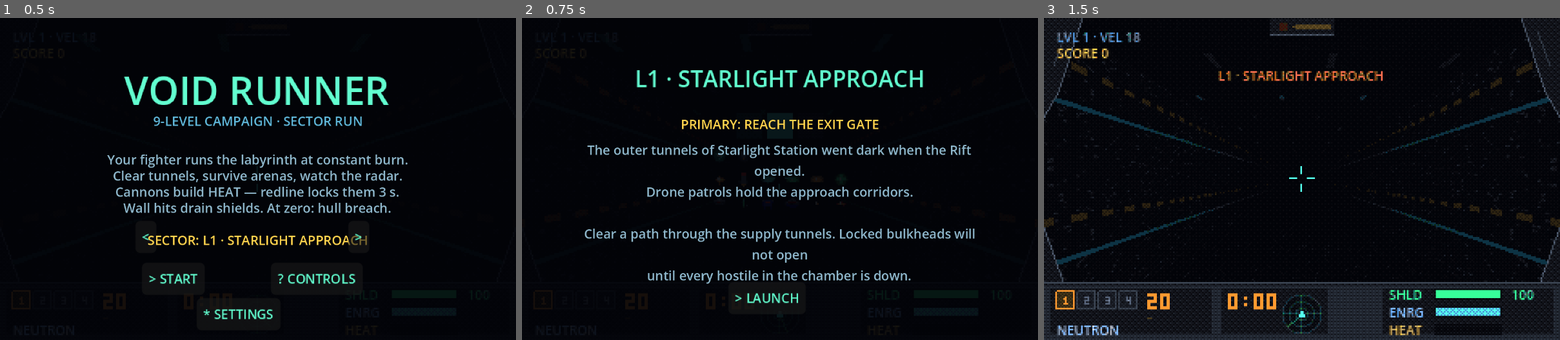
Above: before the commit, frames 1-3 (left to right).
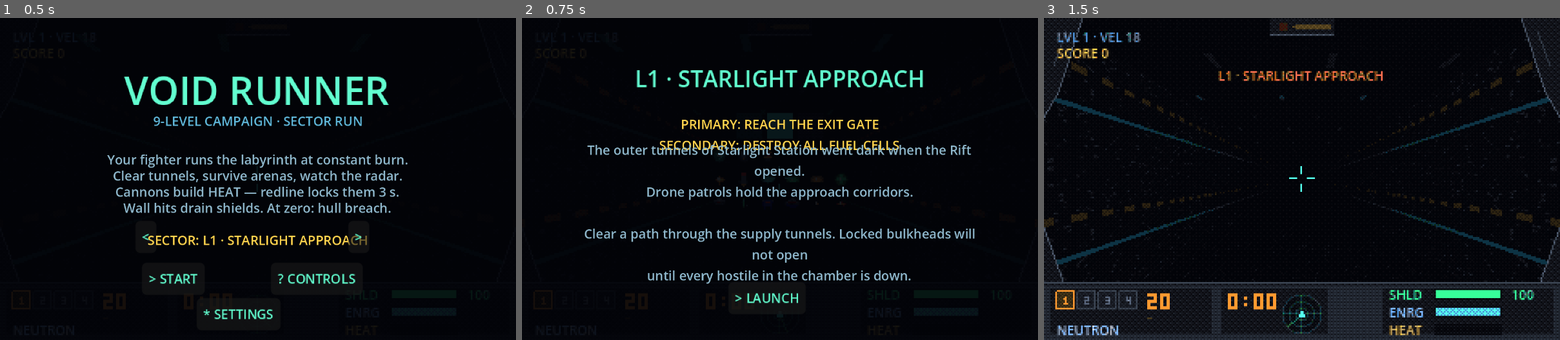
Above: after the commit, the same moments.

Repository: NCSTATEPACK16/VoidRunner
Game: Godot game, scene res://scenes/game.tscn
Same seed, same stepped clock (60 frames per second), same inputs: the game is played once before the commit and once after it.
Inputs:
- Up to frame 1 (0.5 s): no input
- Up to frame 2 (0.75 s): click "> START" at 0.5 s
- Up to frame 3 (1.5 s): click "> LAUNCH" at 1.25 s

Frame 1 is identical in both runs. In frame 2, 0.5% of the frame differs, in the area x 26-74%, y 38-41%; in frame 3, nothing differs.

Commit message:
K3: crusher traps + destructible fuel cells with chain explosions
- hazard_manager.gd: telegraphed piston crushers in plain tunnel stretches
  (L2+, never arenas/corners/doors), clank warning, shield-scrape damage
- prop_manager.gd: shootable fuel cells in arenas; detonation splashes
  enemies, chain-fuses nearby cells; destroying all = secondary objective
  (+400 bonus, shown in briefing and level-clear tally)
- shot collision + missile splash chain into cells; new clank SFX; 16x16
  prop sprite; warm-up rig covers the prop texture
- smoke test: K3 asserts (L1 cells/no crushers, L2 crushers clear of
  arenas) + pin campaign start to L1 — records.cfg progress used to make
  the first launched level machine-dependent (a boss level on this desktop),
  which hung the run on a failed assert

Co-Authored-By: Claude Fable 5 <noreply@anthropic.com>

Diff:
--- a/scripts/audio_sys.gd
+++ b/scripts/audio_sys.gd
@@ -20,6 +20,7 @@
 var _select: AudioStreamWAV
 var _overheat: AudioStreamWAV
 var _portal: AudioStreamWAV
+var _clank: AudioStreamWAV
 var _engine_loop: AudioStreamWAV
 
 
@@ -35,6 +36,7 @@
 	_select = _render_select()
 	_overheat = _render_overheat()
 	_portal = _render_portal()
+	_clank = _render_clank()
 	_engine_loop = _render_engine_loop()
 	_engine = AudioStreamPlayer.new()
 	_engine.stream = _engine_loop
@@ -91,6 +93,10 @@
 
 func play_portal() -> void:
 	_play(_portal)
+
+
+func play_clank() -> void:
+	_play(_clank)
 
 
 func _play(stream: AudioStreamWAV) -> void:
@@ -213,6 +219,29 @@
 	return _make_wav(out)
 
 
+func _render_clank() -> AudioStreamWAV:
+	# K3 crusher telegraph: two short metallic knocks — a detuned square pair with
+	# a fast noise transient, repeated once at lower pitch.
+	var n := int(SAMPLE_RATE * 0.3)
+	var out := PackedFloat32Array()
+	out.resize(n)
+	var rng := RandomNumberGenerator.new()
+	rng.seed = 31
+	for k in 2:
+		var start := int(k * SAMPLE_RATE * 0.13)
+		var f0 := 520.0 if k == 0 else 390.0
+		var phase := 0.0
+		for i in int(SAMPLE_RATE * 0.11):
+			var t := float(i) / SAMPLE_RATE
+			phase += f0 * (1.0 - t * 2.0) / SAMPLE_RATE
+			var env := 0.2 * exp(-t * 55.0)
+			var sq := 1.0 if fmod(phase, 1.0) < 0.5 else -1.0
+			var v := sq * env + rng.randf_range(-1.0, 1.0) * env * 0.5
+			if start + i < n:
+				out[start + i] += v
+	return _make_wav(out)
+
+
 func _render_engine_loop() -> AudioStreamWAV:
 	# One-second looping low saw hum (pitch-scaled with speed at runtime).
 	var n := SAMPLE_RATE
--- a/scripts/game.gd
+++ b/scripts/game.gd
@@ -19,6 +19,8 @@
 var enemy_mgr: EnemyManager
 var shot_mgr: ShotManager
 var pickup_mgr: PickupManager
+var prop_mgr: PropManager       # K3 fuel cells
+var hazard_mgr: HazardManager   # K3 crushers
 var hud: Hud
 var overlays: Overlays
 var view: SubViewport
@@ -61,6 +63,10 @@
 	view.add_child(shot_mgr)
 	pickup_mgr = PickupManager.new()
 	view.add_child(pickup_mgr)
+	prop_mgr = PropManager.new()
+	view.add_child(prop_mgr)
+	hazard_mgr = HazardManager.new()
+	view.add_child(hazard_mgr)
 	hud = Hud.new()
 	hud.layer = 1
 	view.add_child(hud)
@@ -81,6 +87,12 @@
 	pickup_mgr.player = player
 	enemy_mgr.drop_spawned.connect(pickup_mgr.spawn_drop)
 	pickup_mgr.collected.connect(_on_pickup_collected)
+	prop_mgr.player = player
+	prop_mgr.enemy_mgr = enemy_mgr
+	prop_mgr.shot_mgr = shot_mgr
+	shot_mgr.prop_mgr = prop_mgr
+	prop_mgr.cell_destroyed.connect(_on_cell_destroyed)
+	hazard_mgr.player = player
 	shot_mgr.player_hit.connect(func(dmg: float) -> void: player.take_damage(dmg, "SHIELD HIT"))
 	player.damaged.connect(func(_a: float, msg: String) -> void: hud.show_message(msg))
 	GameState.player_died.connect(_on_player_died)
@@ -200,6 +212,12 @@
 	enemy_mgr.clear_all()
 	shot_mgr.clear_all()
 	pickup_mgr.clear_all()
+	prop_mgr.clear_all()
+	hazard_mgr.clear_all()
+	hazard_mgr.path = path
+	hazard_mgr.setup(world.mats.wall, theme.accent2)
+	_place_props(level)
+	_place_hazards(level)
 	_arena_spawned.clear()
 	_arena_kills.clear()
 	for arena in path.arenas:
@@ -243,6 +261,64 @@
 		pickup_mgr.add_station(ring.p + ring.r * (frac * ring.hw), kinds[i])
 
 
+## K3: fuel cells sit low in arenas — cover for the player, bait for chain kills.
+## Deterministic per level seed; destroying all of them is the secondary objective.
+func _place_props(level: LevelDef) -> void:
+	GameState.level_props_total = 0
+	GameState.level_props = 0
+	if level.kind == "boss":
+		return   # boss rooms stay clean (Phase J invariants)
+	var rng := RandomNumberGenerator.new()
+	rng.seed = level.level_seed + 555
+	for arena in path.arenas:
+		for i in rng.randi_range(2, 4):
+			var ri := rng.randi_range(arena.start + 1, arena.end - 1)
+			var ring: Dictionary = path.rings[ri]
+			var pos: Vector3 = ring.p \
+				+ ring.r * (rng.randf_range(-0.7, 0.7) * ring.hw) \
+				+ ring.u * (-(ring.hh - ring.fo) + 1.4)
+			prop_mgr.spawn_prop(pos)
+	GameState.level_props_total = prop_mgr.props.size()
+
+
+## K3: crushers go in plain tunnel stretches — never in arenas, never adjacent to
+## a door ring or a hard corner, always ≥15 rings apart. L1 stays trap-free.
+func _place_hazards(level: LevelDef) -> void:
+	if level.kind == "boss" or GameState.level_index == 0:
+		return
+	var rng := RandomNumberGenerator.new()
+	rng.seed = level.level_seed + 777
+	var want := clampi(level.rings / 55, 1, 5)
+	var placed: Array[int] = []
+	var side := 1.0
+	for attempt in 60:
+		if placed.size() >= want:
+			break
+		var ri := rng.randi_range(26, level.rings - 24)
+		var ring: Dictionary = path.rings[ri]
+		if ring.arena_id >= 0:
+			continue
+		if path.rings[ri - 1].d.dot(path.rings[ri + 1].d) < 0.98:
+			continue   # mid-corner crushers would be unfair
+		var clear := true
+		for arena in path.arenas:
+			if arena.door_ring >= 0 and absi(ri - arena.door_ring) < 5:
+				clear = false
+		for other in placed:
+			if absi(ri - other) < 15:
+				clear = false
+		if not clear:
+			continue
+		hazard_mgr.spawn_trap(ri, side)
+		side = -side
+		placed.append(ri)
+
+
+func _on_cell_destroyed() -> void:
+	if GameState.level_props >= GameState.level_props_total:
+		hud.show_message("SECONDARY COMPLETE — ALL CELLS DESTROYED")
+
+
 func _launch_level() -> void:
 	GameState.level_start_score = GameState.score
 	GameState.heat = 0.0
@@ -275,6 +351,11 @@
 	Input.mouse_mode = Input.MOUSE_MODE_VISIBLE
 	var idx := GameState.level_index
 	var bonus := 500 + idx * 250
+	# K3: secondary objective — every fuel cell destroyed
+	var secondary_done := GameState.level_props_total > 0 \
+		and GameState.level_props >= GameState.level_props_total
+	if secondary_done:
+		bonus += 400
 	GameState.score += bonus
 	# Phase J: rank the run, remember progress
 	var level := levels[idx]
@@ -297,7 +378,7 @@
 		state = State.LEVEL_CLEAR
 		overlays.set_level_clear(
 			levels[idx].display_name, bonus, GameState.score, levels[idx + 1].display_name,
-			GameState.level_kills, acc, player.elapsed, rank)
+			GameState.level_kills, acc, player.elapsed, rank, secondary_done)
 		overlays.show_only("level_clear")
 
 
@@ -372,6 +453,7 @@
 	texes.append_array(enemy_mgr.warmup_textures())
 	texes.append_array(shot_mgr.warmup_textures(weapons))
 	texes.append_array(pickup_mgr.warmup_textures())
+	texes.append_array(prop_mgr.warmup_textures())
 	for i in texes.size():
 		var s := SpriteGen.make_sprite(texes[i], 0.7)
 		s.position = base + right * ((i % 6) - 2.5) * 1.1 \
@@ -420,6 +502,8 @@
 	enemy_mgr.update_enemies(delta)
 	shot_mgr.update_shots(delta)
 	pickup_mgr.update_pickups(delta)
+	prop_mgr.update_props(delta)
+	hazard_mgr.update_traps(delta)
 	_update_arena_lock()
 	if _boss_arena_start >= 0 and not _boss_announced \
 			and player.ring_idx >= _boss_arena_start - 4:
--- a/scripts/game_state.gd
+++ b/scripts/game_state.gd
@@ -82,6 +82,8 @@
 var level_shots := 0        # projectiles fired this level (SCATTER counts 3)
 var level_hits := 0         # projectiles that connected
 var level_kills := 0
+var level_props := 0        # K3: fuel cells destroyed this level
+var level_props_total := 0  # K3: set at world build; all destroyed = secondary bonus
 var high_score := 0
 var best_ranks: Array = []  # best rank letter per level index ("" = unranked)
 var unlocked_level := 0     # highest 0-based level reached — feeds sector select
@@ -121,6 +123,7 @@
 	level_shots = 0
 	level_hits = 0
 	level_kills = 0
+	level_props = 0   # level_props_total is owned by game._place_props at world build
 	combo_changed.emit(0, 1)
 
 
--- /dev/null
+++ b/scripts/hazard_manager.gd
@@ -0,0 +1,92 @@
+class_name HazardManager
+extends Node3D
+## K3 corridor crushers: piston traps that slam across half the tunnel on a fixed
+## cycle — the manual's crushing floors/ceilings, tuned to our fairness bar.
+## Telegraphed: the piston judders and clanks before it slams, and it only ever
+## covers one lateral half of the corridor, so it is dodged by steering OR by
+## boost/brake timing. Damage is shield-scrape scale (wall-bounce philosophy),
+## never lethal-instant.
+
+const CYCLE := 2.4
+const WARN_AT := 0.9      # judder + clank
+const SLAM_AT := 1.2      # fast descend over 0.15 s
+const HOLD_TO := 2.0      # crushing until here, then retracts
+const DMG := 10.0
+const WARN_RANGE_SQ := 90.0 * 90.0
+
+var player: PlayerShip
+var path: PathGen
+
+var _traps: Array[Dictionary] = []   # {node, ring, side, phase, hurt_cd, warned}
+var _mat: StandardMaterial3D
+
+
+## Per-level: crushers wear the zone's wall texture with a hot accent edge —
+## a duplicate of an already-warmed material class (same as doors), so no new
+## shader variant compiles mid-flight.
+func setup(wall_mat: StandardMaterial3D, accent: Color) -> void:
+	_mat = wall_mat.duplicate()
+	_mat.emission_enabled = true
+	_mat.emission = accent
+	_mat.emission_energy_multiplier = 0.3
+
+
+func clear_all() -> void:
+	for t in _traps:
+		t.node.queue_free()
+	_traps.clear()
+
+
+func spawn_trap(ring_idx: int, side: float) -> void:
+	var ring: Dictionary = path.rings[ring_idx]
+	var mi := MeshInstance3D.new()
+	var box := BoxMesh.new()
+	# covers one lateral half (plus a little wall overlap so no sliver gap shows)
+	box.size = Vector3(ring.hw + 0.8, ring.hh * 2.0, 2.0)
+	mi.mesh = box
+	mi.material_override = _mat
+	add_child(mi)
+	var trap := {
+		"node": mi, "ring": ring_idx, "side": side,
+		"phase": fmod(ring_idx * 0.77, CYCLE), "hurt_cd": 0.0, "warned": false,
+	}
+	_traps.append(trap)
+	_position_trap(trap, 0.0)
+
+
+func update_traps(delta: float) -> void:
+	for t in _traps:
+		t.phase = fmod(t.phase + delta, CYCLE)
+		t.hurt_cd -= delta
+		var ext := 0.0
+		if t.phase < WARN_AT:
+			t.warned = false
+		elif t.phase < SLAM_AT:
+			ext = 0.04 + 0.03 * sin(t.phase * 60.0)   # judder telegraph
+			if not t.warned:
+				t.warned = true
+				var ring: Dictionary = path.rings[t.ring]
+				if player and ring.p.distance_squared_to(player.position) < WARN_RANGE_SQ:
+					AudioSys.play_clank()
+		elif t.phase < HOLD_TO:
+			ext = clampf((t.phase - SLAM_AT) / 0.15, 0.0, 1.0)
+		else:
+			ext = 1.0 - clampf((t.phase - HOLD_TO) / (CYCLE - HOLD_TO), 0.0, 1.0)
+		_position_trap(t, ext)
+		if ext > 0.85 and t.hurt_cd <= 0.0 and player \
+				and absi(player.ring_idx - t.ring) <= 1:
+			var ring: Dictionary = path.rings[t.ring]
+			var lat: float = (player.position - ring.p).dot(ring.r)
+			if lat * t.side > -1.0:   # inside the covered half (plus a little grace)
+				t.hurt_cd = 0.8
+				player.take_damage(DMG, "CRUSHER IMPACT")
+				player.bounce += ring.r * (-t.side * 18.0)   # shove into the open half
+
+
+## ext 0 = parked out of sight beyond the ceiling; ext 1 = floor-to-ceiling slam.
+func _position_trap(t: Dictionary, ext: float) -> void:
+	var ring: Dictionary = path.rings[t.ring]
+	var base: Vector3 = ring.p + ring.r * (t.side * ring.hw * 0.5)
+	t.node.transform = Transform3D(
+		Basis(ring.r, ring.u, -ring.d),
+		base + ring.u * ((ring.hh * 2.0 + 0.5) * (1.0 - ext)))
--- a/scripts/overlays.gd
+++ b/scripts/overlays.gd
@@ -84,17 +84,21 @@
 func set_briefing(level: LevelDef) -> void:
 	var p: Control = _panels.briefing
 	(p.get_node("Title") as Label).text = level.display_name
-	(p.get_node("Objective") as Label).text = "PRIMARY: " + level.objective
+	var objective := "PRIMARY: " + level.objective
+	if level.kind != "boss":
+		objective += "\nSECONDARY: DESTROY ALL FUEL CELLS"   # K3
+	(p.get_node("Objective") as Label).text = objective
 	(p.get_node("Body") as Label).text = level.briefing
 
 
 func set_level_clear(level_name: String, bonus: int, score: int, next_name: String,
-		kills: int, acc: int, time: float, rank: String) -> void:
+		kills: int, acc: int, time: float, rank: String, secondary := false) -> void:
 	var p: Control = _panels.level_clear
 	(p.get_node("Title") as Label).text = level_name + " CLEAR"
+	var secondary_line := "\nSECONDARY COMPLETE +400" if secondary else ""
 	(p.get_node("Body") as Label).text = \
-		"KILLS %d · ACCURACY %d%% · TIME %s\nEXIT BONUS +%d · SCORE %d\nNEXT: %s" % [
-			kills, acc, _fmt_time(time), bonus, score, next_name]
+		"KILLS %d · ACCURACY %d%% · TIME %s%s\nEXIT BONUS +%d · SCORE %d\nNEXT: %s" % [
+			kills, acc, _fmt_time(time), secondary_line, bonus, score, next_name]
 	var r := p.get_node("Rank") as Label
 	r.text = "RANK " + rank
 	r.add_theme_color_override("font_color", _rank_color(rank))
--- /dev/null
+++ b/scripts/prop_manager.gd
@@ -0,0 +1,89 @@
+class_name PropManager
+extends Node3D
+## K3 destructible props: fuel cells scattered through arenas. Shootable; a
+## detonation splashes nearby enemies (and the player, lightly) and chain-fuses
+## other cells in range — the 1995 manual's exploding barrels, VOID RUNNER
+## flavored. Destroying every cell in a level is the optional secondary
+## objective (bonus scored in game._level_complete). Distance checks only,
+## no physics bodies, same as every other system in this game.
+
+signal cell_destroyed
+
+const HIT_R2 := 5.0            # player-shot-vs-cell collision sphere²
+const CHAIN_RADIUS := 13.0
+const CHAIN_FUSE := 0.18       # stagger so chains read as pop-pop-pop, not one bang
+const SPLASH_RADIUS := 13.0
+const ENEMY_SPLASH_DMG := 45
+const PLAYER_SPLASH_DMG := 8.0
+const SCORE := 75
+
+var player: PlayerShip
+var enemy_mgr: EnemyManager
+var shot_mgr: ShotManager
+
+var props: Array[Dictionary] = []   # {node, hp, fuse (-1 = idle)}
+var _tex: ImageTexture
+
+
+func _ready() -> void:
+	_tex = SpriteGen.prop_texture()
+
+
+func clear_all() -> void:
+	for p in props:
+		p.node.queue_free()
+	props.clear()
+
+
+func warmup_textures() -> Array:
+	return [_tex]
+
+
+func spawn_prop(pos: Vector3) -> void:
+	var sprite := SpriteGen.make_sprite(_tex, 2.6)
+	sprite.position = pos
+	add_child(sprite)
+	props.append({"node": sprite, "hp": 2, "fuse": -1.0})
+
+
+## Direct hit from a player shot (wired into shot_manager's collision loop).
+func damage_prop(index: int, dmg: int) -> void:
+	var p: Dictionary = props[index]
+	if p.fuse >= 0.0:
+		return
+	p.hp -= dmg
+	if p.hp <= 0:
+		p.fuse = 0.0   # detonates on the next update tick
+
+
+## Fuse every idle cell within radius — chains and MISSILE splash both land here.
+func splash(pos: Vector3, radius: float) -> void:
+	for p in props:
+		if p.fuse < 0.0 and p.node.position.distance_squared_to(pos) < radius * radius:
+			p.fuse = CHAIN_FUSE
+
+
+func update_props(delta: float) -> void:
+	for i in range(props.size() - 1, -1, -1):
+		var p: Dictionary = props[i]
+		if p.fuse < 0.0:
+			continue
+		p.fuse -= delta
+		if p.fuse <= 0.0:
+			var pos: Vector3 = p.node.position
+			p.node.queue_free()
+			props.remove_at(i)
+			_explode(pos)
+
+
+func _explode(pos: Vector3) -> void:
+	GameState.score += SCORE
+	GameState.level_props += 1
+	shot_mgr.spawn_explosion(pos, true)
+	enemy_mgr.splash_damage(pos, SPLASH_RADIUS, ENEMY_SPLASH_DMG)
+	if pos.distance_squared_to(player.position) < SPLASH_RADIUS * SPLASH_RADIUS:
+		player.take_damage(PLAYER_SPLASH_DMG, "BLAST PROXIMITY")
+	elif pos.distance_squared_to(player.position) < 400.0:
+		player.shake = minf(0.6, player.shake + 0.25)
+	splash(pos, CHAIN_RADIUS)
+	cell_destroyed.emit()
--- a/scripts/shot_manager.gd
+++ b/scripts/shot_manager.gd
@@ -13,6 +13,7 @@
 
 var player: PlayerShip
 var enemy_mgr: EnemyManager
+var prop_mgr: PropManager   # K3: fuel cells are shootable + missile splash chains them
 
 var _pshots: Array[Dictionary] = []
 var _eshots: Array[Dictionary] = []
@@ -114,6 +115,8 @@
 func detonate(pos: Vector3, radius: float, dmg: int) -> void:
 	spawn_explosion(pos, true)
 	enemy_mgr.splash_damage(pos, radius, dmg)
+	if prop_mgr:
+		prop_mgr.splash(pos, radius)
 	if pos.distance_squared_to(player.position) < 400.0:
 		player.shake = minf(0.6, player.shake + 0.25)
 
@@ -185,6 +188,16 @@
 					# a contact hit always lands its direct damage; splash shots
 					# then detonate on top (Phase J — makes MISSILE matter vs bosses)
 					enemy_mgr.hit_enemy(j, s.dmg)
+					GameState.level_hits += 1
+					if s.splash > 0.0:
+						boom = true
+					dead = true
+					break
+		if not dead and not boom and prop_mgr:
+			for k in range(prop_mgr.props.size() - 1, -1, -1):
+				if s.node.position.distance_squared_to(prop_mgr.props[k].node.position) \
+						< PropManager.HIT_R2:
+					prop_mgr.damage_prop(k, s.dmg)
 					GameState.level_hits += 1
 					if s.splash > 0.0:
 						boom = true
--- a/scripts/sprite_gen.gd
+++ b/scripts/sprite_gen.gd
@@ -255,6 +255,24 @@
 	return ImageTexture.create_from_image(img)
 
 
+## 16x16 fuel cell (K3 destructible prop): squat grey canister with hazard
+## stripes and a hot core window — reads as "this explodes" at tunnel distance.
+static func prop_texture() -> ImageTexture:
+	var img := Image.create(16, 16, false, Image.FORMAT_RGBA8)
+	_rect(img, 4, 2, 8, 12, Palette.GREY_1)      # body shadow/outline
+	_rect(img, 5, 2, 6, 12, Palette.GREY_3)      # body
+	_rect(img, 5, 1, 6, 1, Palette.GREY_5)       # top cap
+	_rect(img, 5, 14, 6, 1, Palette.GREY_0)      # base
+	_rect(img, 4, 4, 8, 2, Palette.ORANGE_2)     # hazard band
+	_rect(img, 4, 10, 8, 2, Palette.ORANGE_2)
+	for hx in range(4, 12, 3):                   # dashes in the bands
+		_px(img, hx, 4, Palette.VOID_0)
+		_px(img, hx + 1, 11, Palette.VOID_0)
+	_rect(img, 7, 7, 3, 2, Palette.RED_3)        # core window
+	_px(img, 7, 7, Palette.ORANGE_3)             # hot glint
+	return ImageTexture.create_from_image(img)
+
+
 ## 4-frame expanding explosion, 32x32.
 static func explosion_frames() -> Array[ImageTexture]:
 	var frames: Array[ImageTexture] = []
--- a/tests/smoke_test.gd
+++ b/tests/smoke_test.gd
@@ -68,12 +68,26 @@
 	await get_tree().process_frame
 	await get_tree().process_frame
 	print("boot ok — state=%d levels=%d" % [game.state, game.levels.size()])
+	# pin the campaign start to L1: game._ready() loads records.cfg, and the start
+	# screen pre-selects the furthest unlocked sector — on a machine with progress
+	# that would launch a later (even boss) level and break the L1 asserts below
+	GameState.unlocked_level = 0
+	game.overlays._sector = 0
 	game._on_launch()   # MENU -> BRIEFING
 	game._on_launch()   # BRIEFING -> PLAYING
 	await get_tree().process_frame
 	assert(game.state == game.State.PLAYING)
+	var dt := 1.0 / 60.0
+	# --- K3: L1 has fuel cells (secondary objective) but no crushers ---
+	assert(GameState.level_props_total > 0)
+	assert(game.prop_mgr.props.size() == GameState.level_props_total)
+	assert(game.hazard_mgr._traps.is_empty())
+	game.prop_mgr.damage_prop(0, 99)
+	for f in 30:
+		game._process(dt)
+	assert(GameState.level_props == 1)   # cell exploded and was counted
+	print("props ok — %d cells placed, detonation counted" % GameState.level_props_total)
 	Input.action_press("fire")
-	var dt := 1.0 / 60.0
 	var peak_enemies := 0
 	var overheated_seen := false
 	for f in 60 * 240:  # up to 4 simulated minutes
@@ -87,6 +101,17 @@
 	print("end state=%d ring=%d/%d shields=%.0f score=%d peak_enemies=%d overheat=%s" % [
 		game.state, game.player.ring_idx, game.path.rings.size(),
 		GameState.shields, GameState.score, peak_enemies, overheated_seen])
+	# --- K3: L2 places crushers in plain tunnel, clear of arenas and doors ---
+	GameState.reset_run()
+	GameState.level_index = 1
+	game._launch_level()
+	await get_tree().process_frame
+	assert(game.hazard_mgr._traps.size() >= 1)
+	for t in game.hazard_mgr._traps:
+		assert(game.path.rings[t.ring].arena_id < 0)
+	for f in 200:   # cycle the pistons through a full period
+		game._process(dt)
+	print("hazards ok — %d crushers on L2, cycling" % game.hazard_mgr._traps.size())
 	# --- Phase J: boss level — spawn, dormant portal, kill wakes the exit ring ---
 	GameState.reset_run()
 	GameState.level_index = 2   # L3 · DOCK SENTINEL
@@ -94,6 +119,8 @@
 	await get_tree().process_frame
 	assert(not game.enemy_mgr.boss.is_empty())
 	assert(not game.world.portal_active)
+	assert(GameState.level_props_total == 0)   # K3: boss rooms stay clean
+	assert(game.hazard_mgr._traps.is_empty())
 	# boss resupply stations: L3 = 1 shield + 1 missile on the back wall, and a
 	# collected one respawns on replenish (wired to boss phase transitions)
 	assert(game.pickup_mgr._stations.size() == 2)
Not shown, added: scripts/hazard_manager.gd.uid
Not shown, added: scripts/prop_manager.gd.uid
